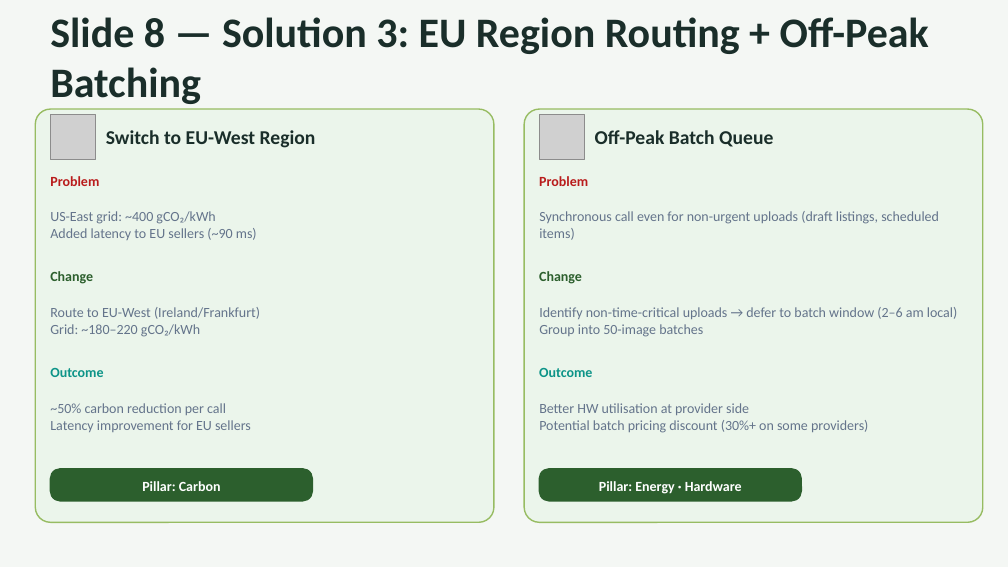
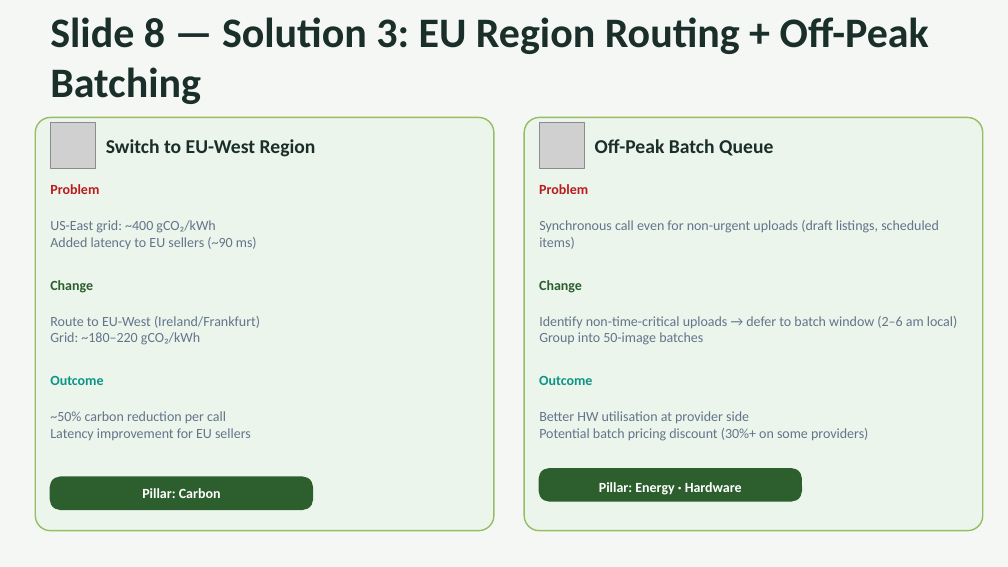
Before and after one commit to Dilia108/lab_green-tech-assessment, a slide deck: slide 10 of ClearCart_GreenTech_Assessment.pptx (slide 9 before the commit). Drawn at 1008x567 pixels with LibreOffice and Linux fonts; fonts in the diff are those of the drawing; grey boxes stand for pictures. Boxes give left, top, right and bottom in pixels: in the first picture for what was removed or moved away, otherwise in the second. Text is boxed around its words. In the diff, an @@ line names an element or a change of style, - is before the commit and + after.

```diff
--- a/ClearCart_GreenTech_Assessment.pptx
+++ b/ClearCart_GreenTech_Assessment.pptx
@@ text "Pillar: Carbon": place and size @@
-text "Pillar: Carbon" at [142, 481, 221, 491]
+text "Pillar: Carbon" at [142, 488, 221, 498]
@@ 14 texts, 3 rounded rectangles, 2 pictures: place and size @@
-14 texts, 3 rounded rectangles, 2 pictures at [35, 109, 983, 522]
+14 texts, 3 rounded rectangles, 2 pictures at [35, 118, 983, 531]
```
Also in this commit, not shown: 3 other slides changed, 1 slide added, 1 other file.
